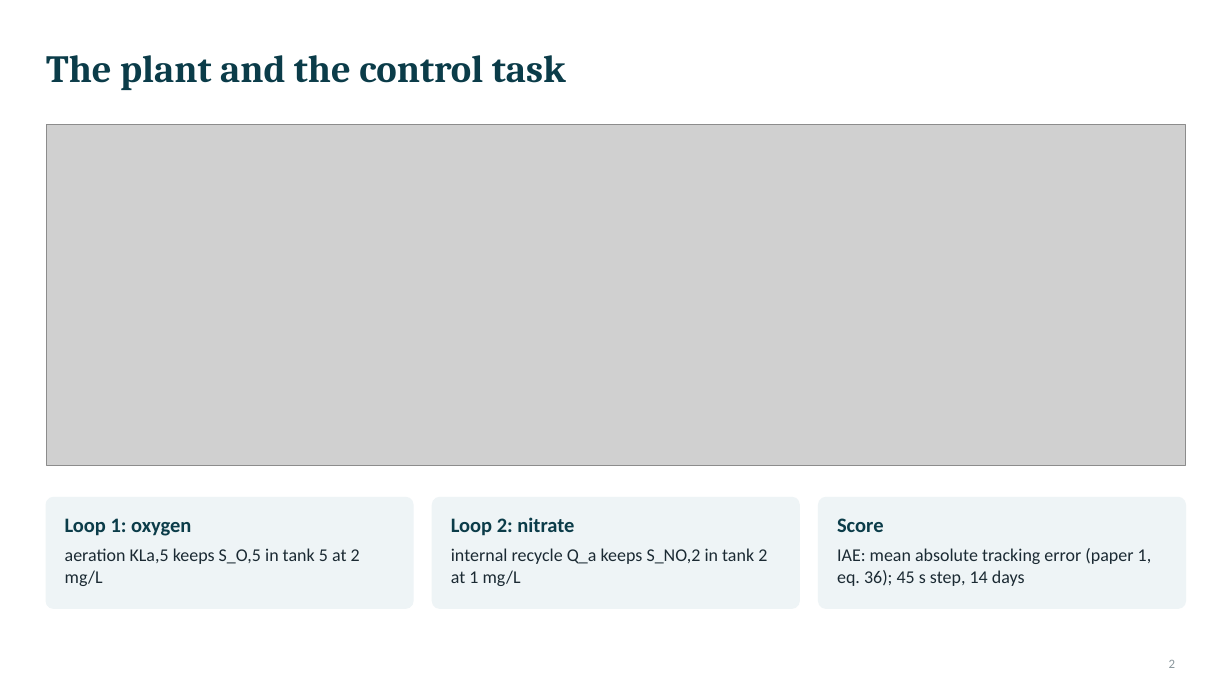
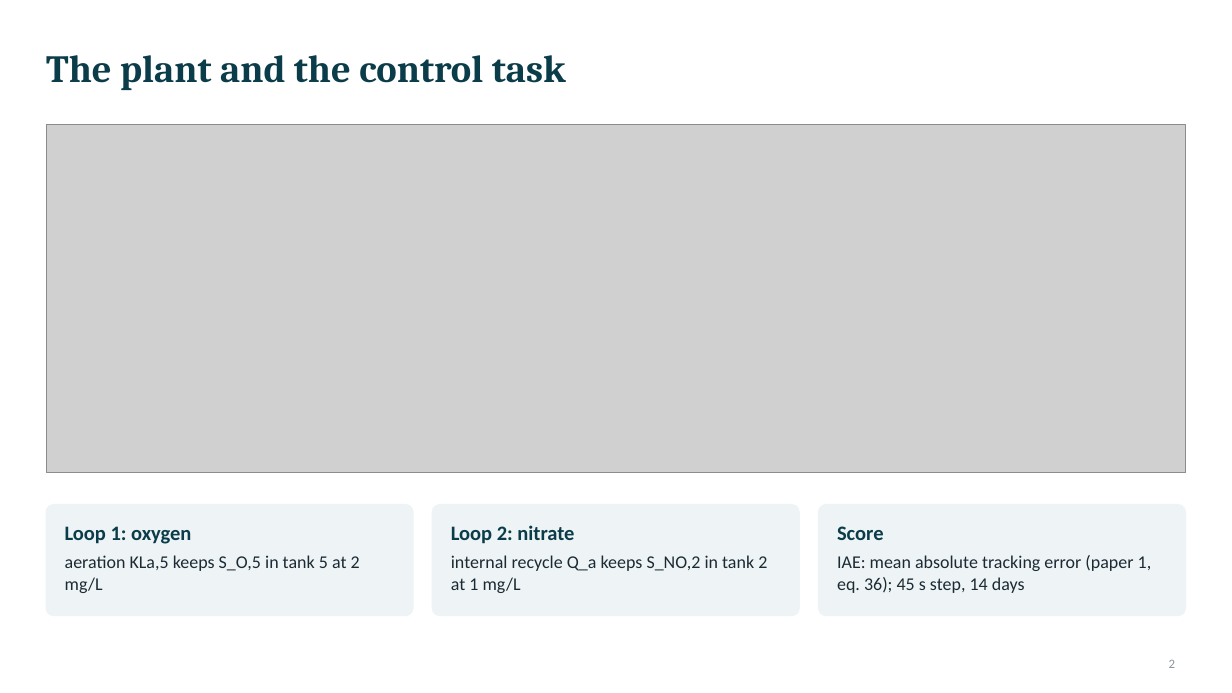
Before and after one commit to Amritha902/water_resource, a slide deck: slide 2 of docs/Paper1_Architecture_Deck.pptx. Drawn at 1232x693 pixels with LibreOffice and Linux fonts; fonts in the diff are those of the drawing; grey boxes stand for pictures. Boxes give left, top, right and bottom in pixels: in the first picture for what was removed or moved away, otherwise in the second. Text is boxed around its words. In the diff, an @@ line names an element or a change of style, - is before the commit and + after.

Commit message:
Paper 1: deck with the new diagrams and figures; paper adds ILC algorithm, training settings, pre-declared answers, recommendations

```diff
--- a/docs/Paper1_Architecture_Deck.pptx
+++ b/docs/Paper1_Architecture_Deck.pptx
@@ picture: place and size @@
-picture at [46,125,1186,465]
+picture at [46,125,1186,472]
@@ 6 texts, 3 rounded rectangles: place and size @@
-6 texts, 3 rounded rectangles at [46,497,1186,608]
+6 texts, 3 rounded rectangles at [46,505,1186,616]
```
Also in this commit, not shown: 4 other slides changed, 4 slides added, 2 slides removed, 5 other files.
